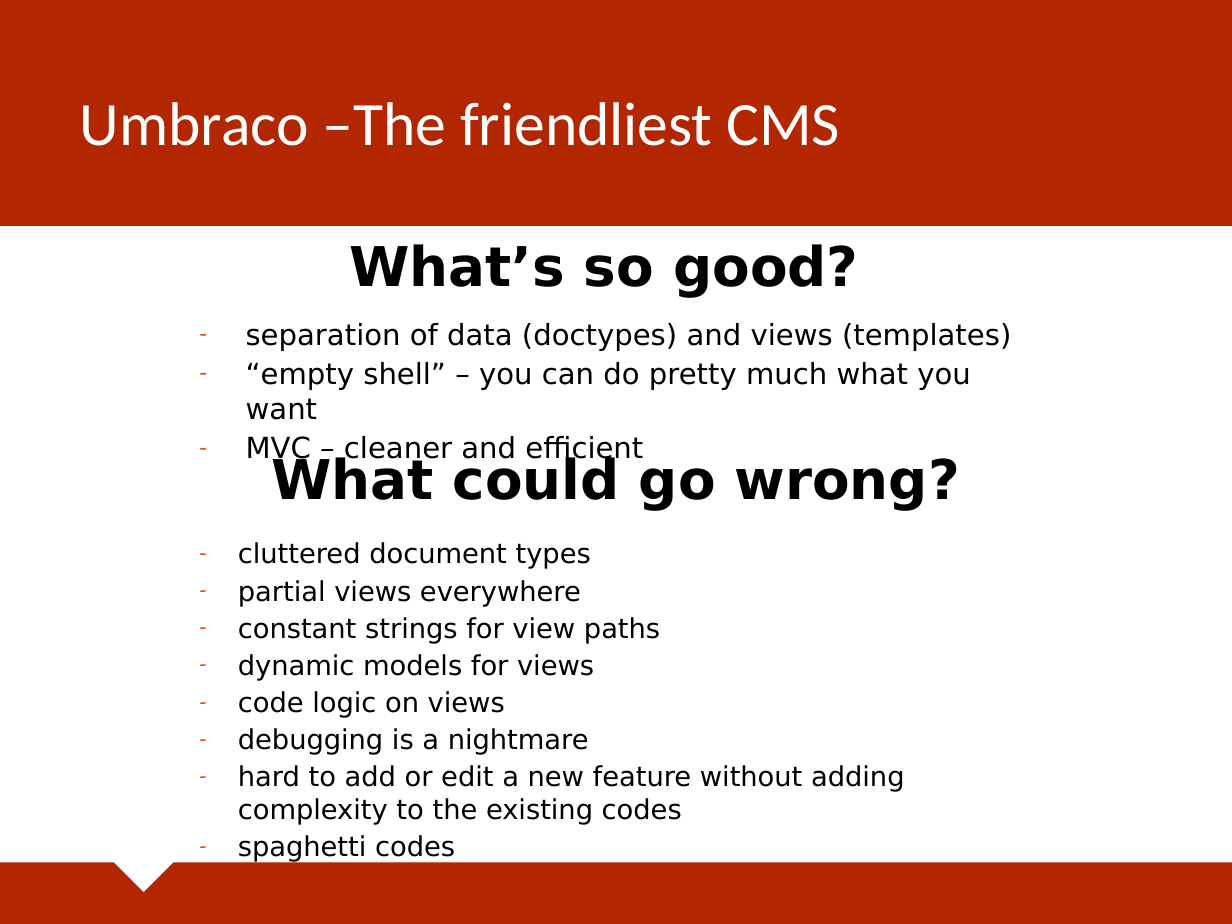
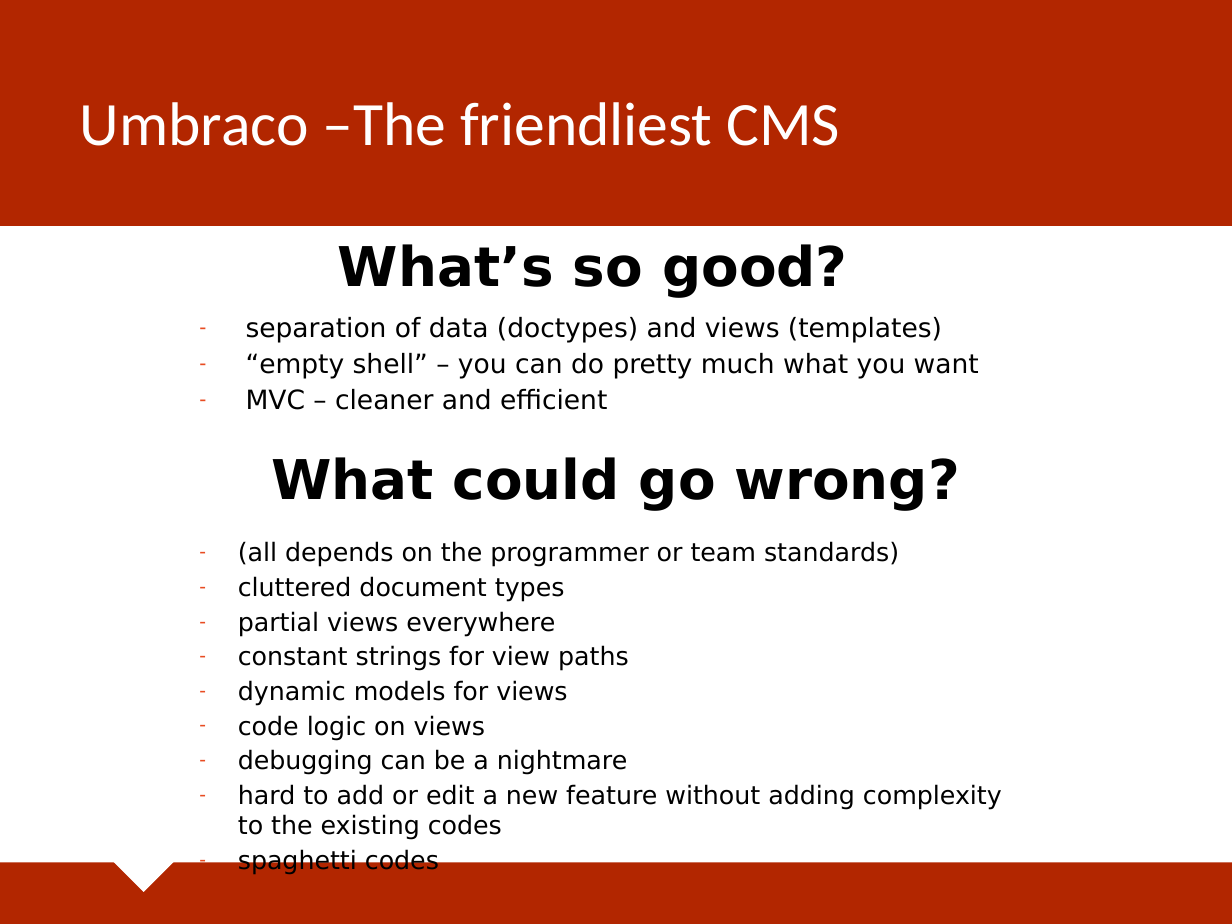
Before and after one commit to markglibres/mbran-umbraco-components, a slide deck: slide 2 of src/Umbraco Components.pptx. Drawn at 1232x924 pixels with LibreOffice and Linux fonts; fonts in the diff are those of the drawing. Boxes give left, top, right and bottom in pixels: in the first picture for what was removed or moved away, otherwise in the second. Text is boxed around its words. In the diff, an @@ line names an element or a change of style, - is before the commit and + after.

```diff
--- a/src/Umbraco Components.pptx
+++ b/src/Umbraco Components.pptx
@@ text "What’s so good?": place and size @@
-text "What’s so good?" at (349, 244, 858, 297)
+text "What’s so good?" at (338, 244, 847, 297)
@@ text "separation of data (doctypes) and ..." at (246, 317, 979, 410): size 17 to 15.5 pt @@
@@ text at (238, 541, 899, 567): paragraph added @@
+– (all depends on the programmer or team standards)
@@ text at (238, 576, 1002, 870): size 16 to 14.8 pt in "cluttered document types", "partial views everywhere", "constant strings for view paths", "dynamic models for views" and 3 more places @@
@@ text at (238, 749, 627, 775): text changed; size 16 to 14.8 pt @@
-– debugging is a nightmare
+– debugging can be a nightmare
```
Also in this commit, not shown: 4 other slides changed.
